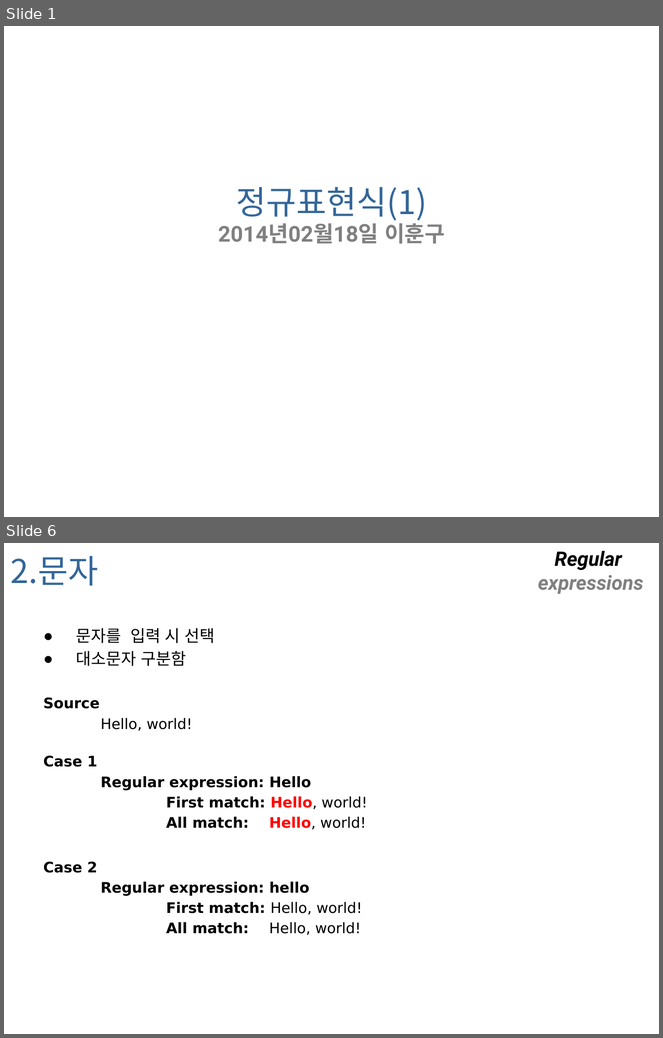
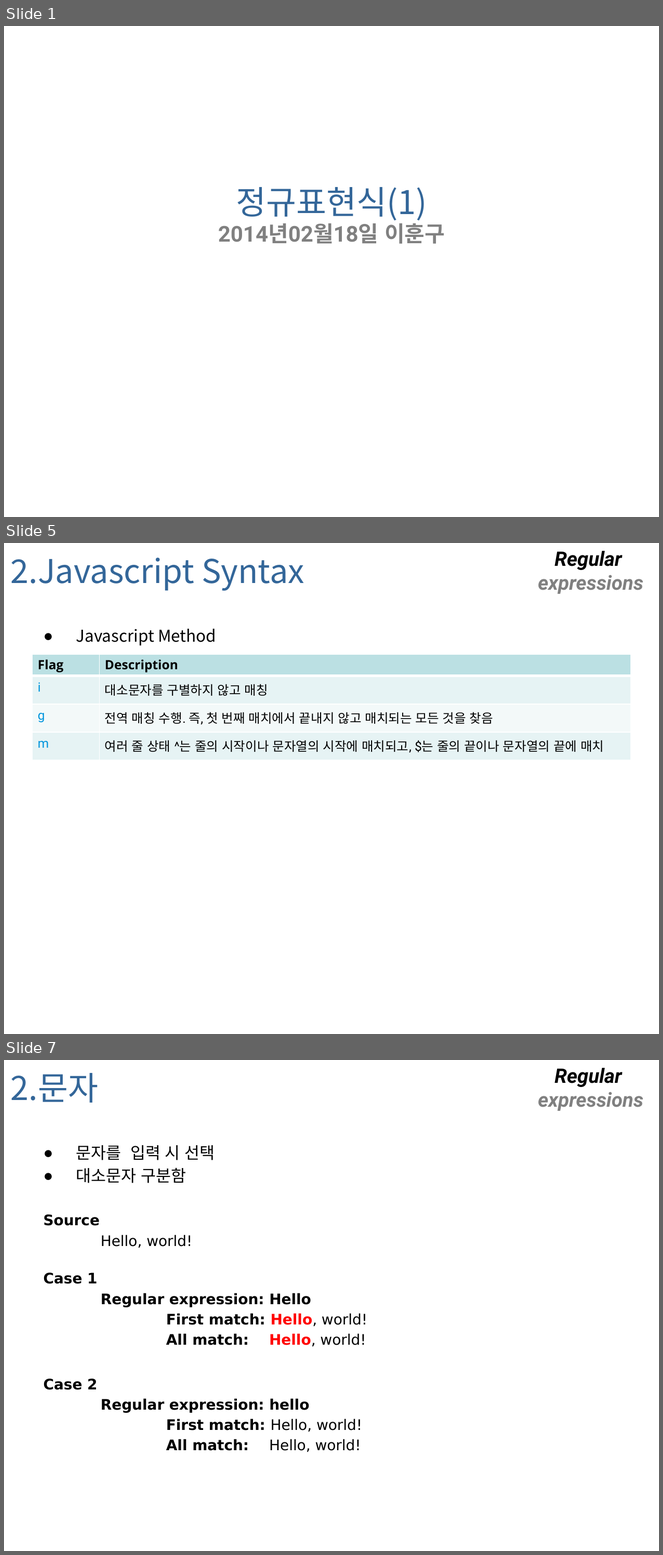
Before and after one commit to foxworld/002-RegExp, a slide deck: regexpr_20140218.pptx. Shown one above the other, each under a label of ours: slides 1 and 6 before the commit, slides 1, 5 and 7 after it; the slides between them are not shown. The pictures are 663x1038 and 663x1555 pixels, drawn with LibreOffice and Linux fonts; fonts in the diff are those of the drawing; background and template pictures are left out. Boxes give left, top, right and bottom in pixels: in the first picture for what was removed or moved away, otherwise in the second. Text is boxed around its words. In the diff, an @@ line names an element or a change of style, - is before the commit and + after.

Commit message:
add javascript example

```diff
--- a/regexpr_20140218.pptx
+++ b/regexpr_20140218.pptx
@@ slide 5 added at box(4, 543, 659, 1034), background picture (left out); not listed: 1 template element that a slide beside it also shows @@
@@ title added at box(11, 558, 305, 591), 36 pt, text #336699 @@
+2.Javascript Syntax
@@ text added at box(76, 629, 216, 646), 18 pt, text #000000 @@
+  ● Javascript Method
@@ table added at box(32, 654, 631, 764), 4 rows, 2 columns @@
+Flag | Description
+i | 대소문자를 구별하지 않고 매칭
+g | 전역 매칭 수행. 즉, 첫 번째 매치에서 끝내지 않고 매치되는 모든 것을 찾음
+m | 여러 줄 상태 ^는 줄의 시작이나 문자열의 시작에 매치되고, $는 줄의 끝이나 문자열의 끝에 매치
@@ what was slide 6 is now slide 7 @@
```
Also in this commit, not shown: 6 slides changed, 1 other slide added, 2 slides removed.
